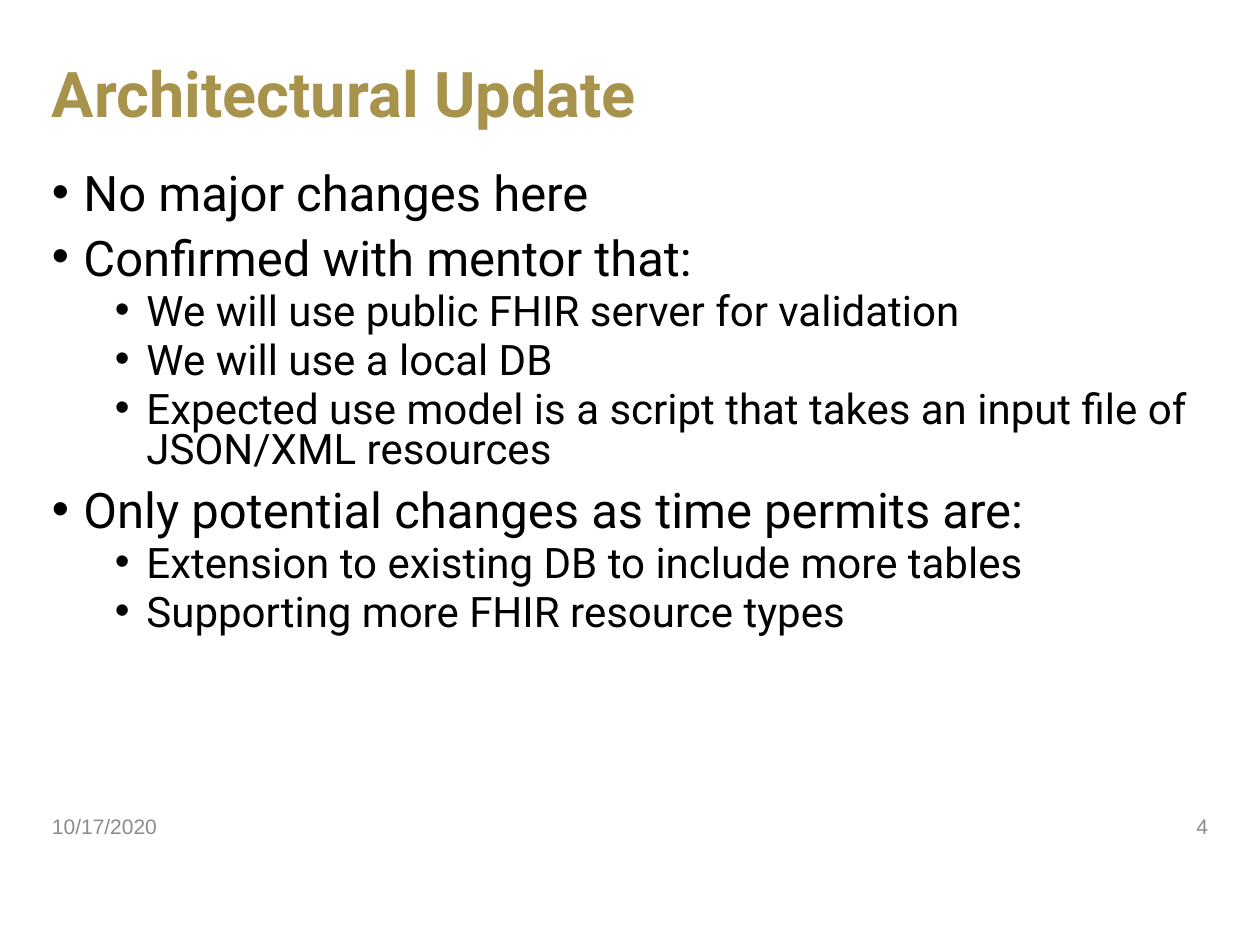
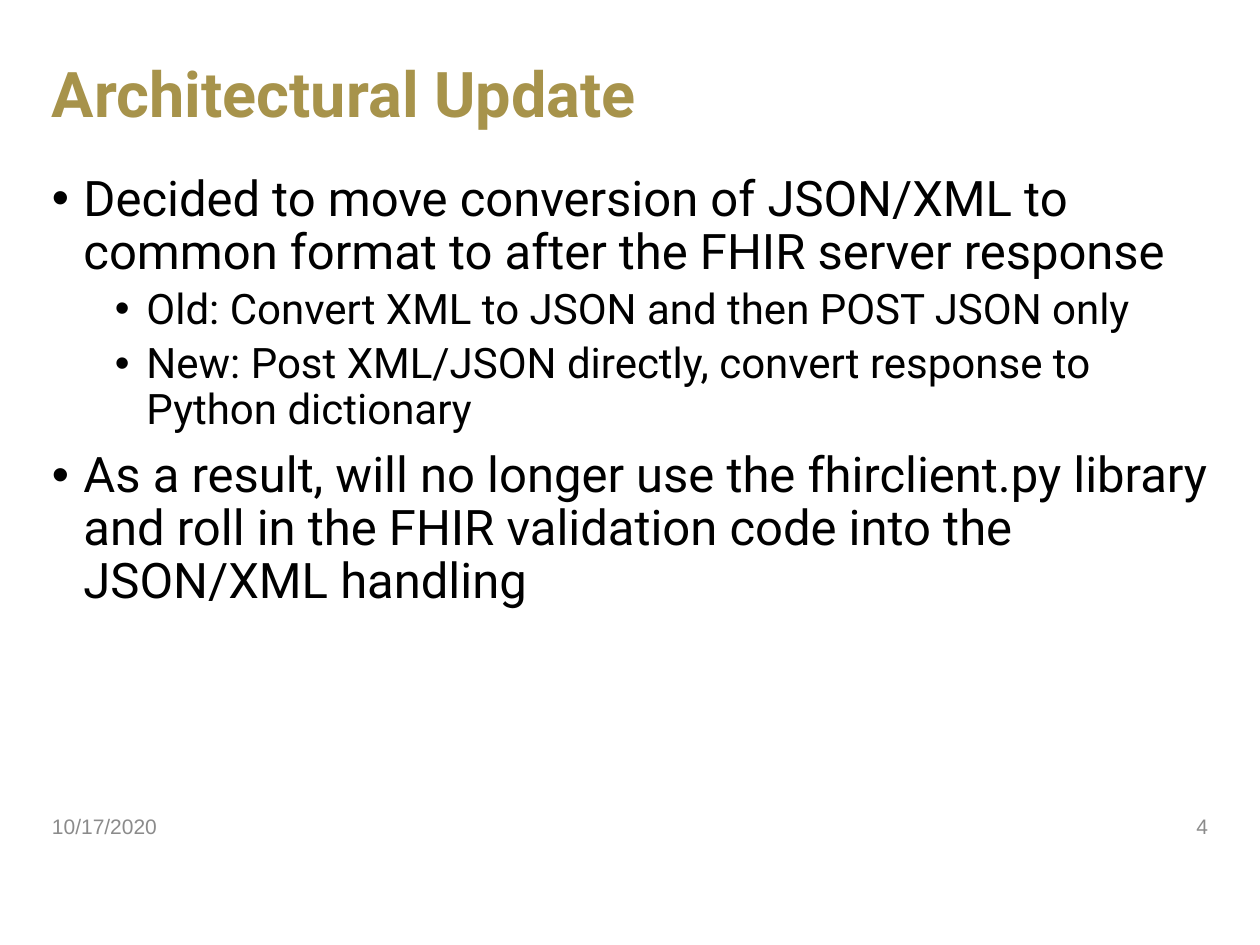
Before and after one commit to jdavis470/National-Firefighter-Registry, a slide deck: slide 4 of collateral/Team 55 Sprint 4.pptx. Drawn at 1260x945 pixels with LibreOffice and Linux fonts; fonts in the diff are those of the drawing; background and template pictures are left out. Boxes give left, top, right and bottom in pixels: in the first picture for what was removed or moved away, otherwise in the second. Text is boxed around its words. In the diff, an @@ line names an element or a change of style, - is before the commit and + after.

Commit message:
Updated schedule to reflect rolling in FHIR validation into parsers

```diff
--- a/collateral/Team 55 Sprint 4.pptx
+++ b/collateral/Team 55 Sprint 4.pptx
@@ text at [83,178,1207,609]: text changed; size 24 to 28 pt @@
-• No major changes here
-• Confirmed with mentor that:
-  • We will use public FHIR server for validation
-  • We will use a local DB
-  • Expected use model is a script that takes an input file of JSON/XML resources
-• Only potential changes as time permits are:
-  • Extension to existing DB to include more tables
-  • Supporting more FHIR resource types
+• Decided to move conversion of JSON/XML to common format to after the FHIR server response
+  • Old: Convert XML to JSON and then POST JSON only
+  • New: Post XML/JSON directly, convert response to Python dictionary
+• As a result, will no longer use the fhirclient.py library and roll in the FHIR validation code into the JSON/XML handling
```
Also in this commit, not shown: 7 other slides changed, 1 slide added, 1 other file.
